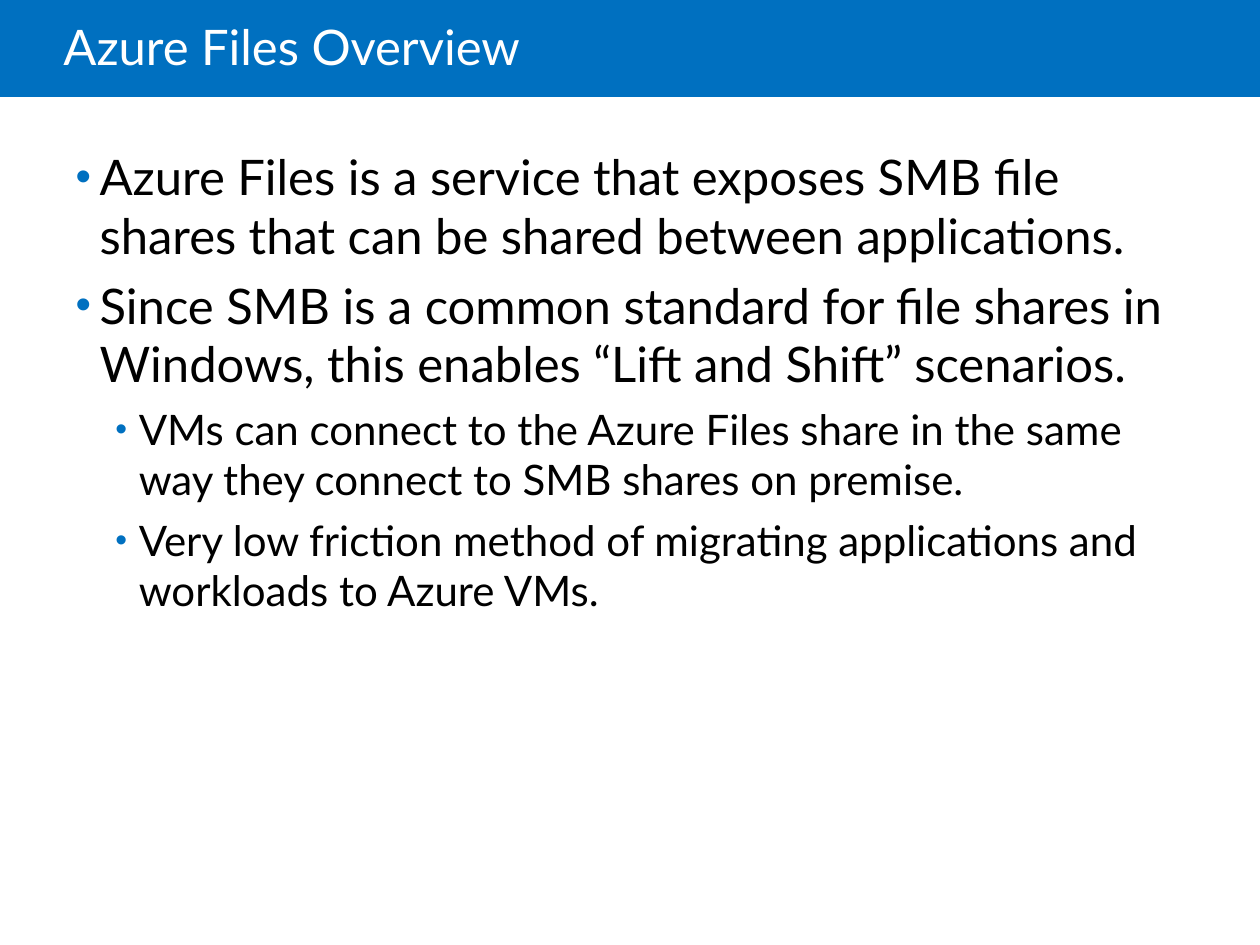
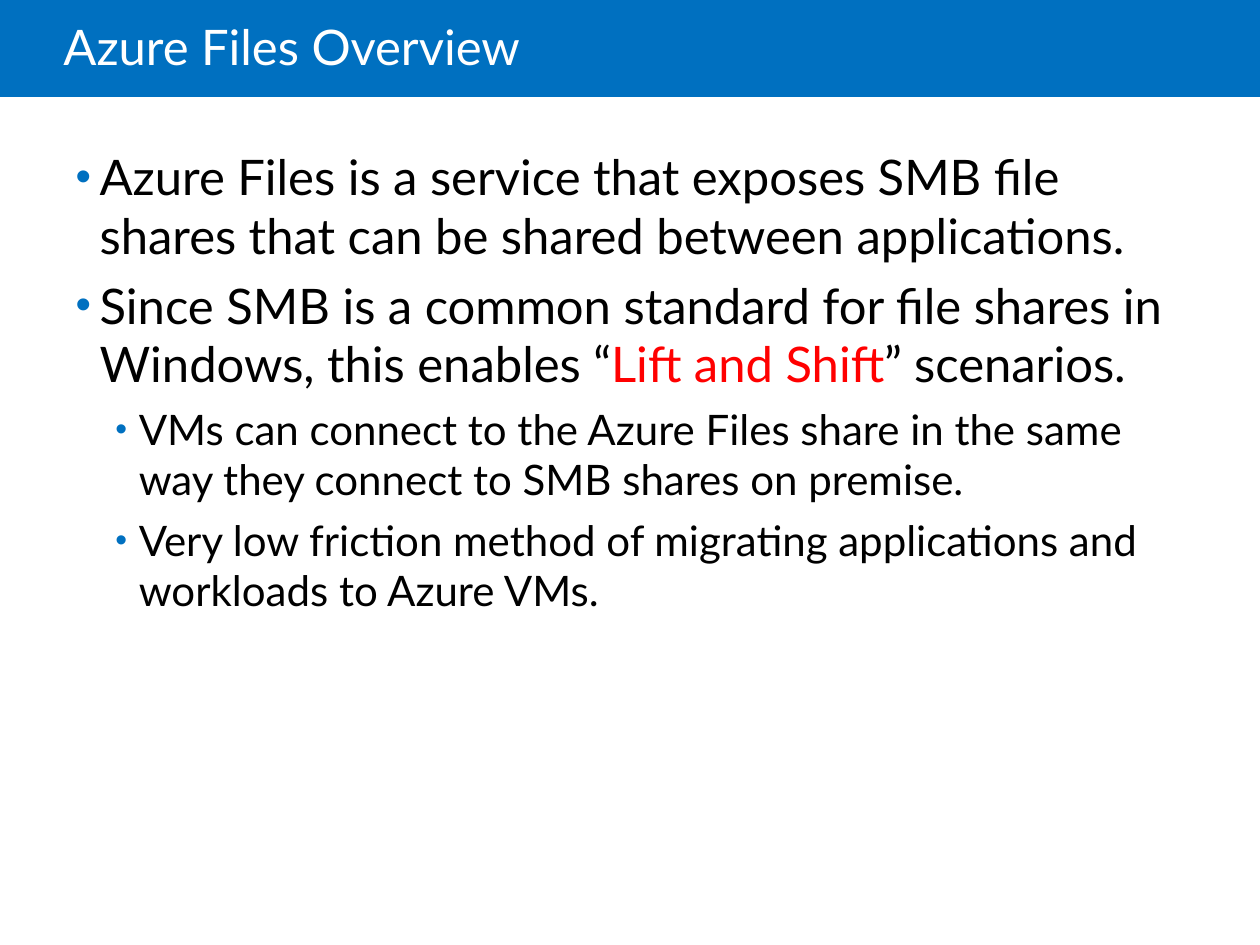
Before and after one commit to LarsKjeldsen/Kursus-az203, a slide deck: slide 21 of Powerpoints/20532C-07_Storing and Consuming Files from Azure Storage.pptx. Drawn at 1260x945 pixels with LibreOffice and Linux fonts; fonts in the diff are those of the drawing. Boxes give left, top, right and bottom in pixels: in the first picture for what was removed or moved away, otherwise in the second. Text is boxed around its words. In the diff, an @@ line names an element or a change of style, - is before the commit and + after.

```diff
--- a/Powerpoints/20532C-07_Storing and Consuming Files from Azure Storage.pptx
+++ b/Powerpoints/20532C-07_Storing and Consuming Files from Azure Storage.pptx
@@ text at box(100, 288, 1162, 389): text colour #000000 to #FF0000 in "“Lift and Shift”" @@
```
Also in this commit, not shown: 2 other slides changed, 4 other files.
